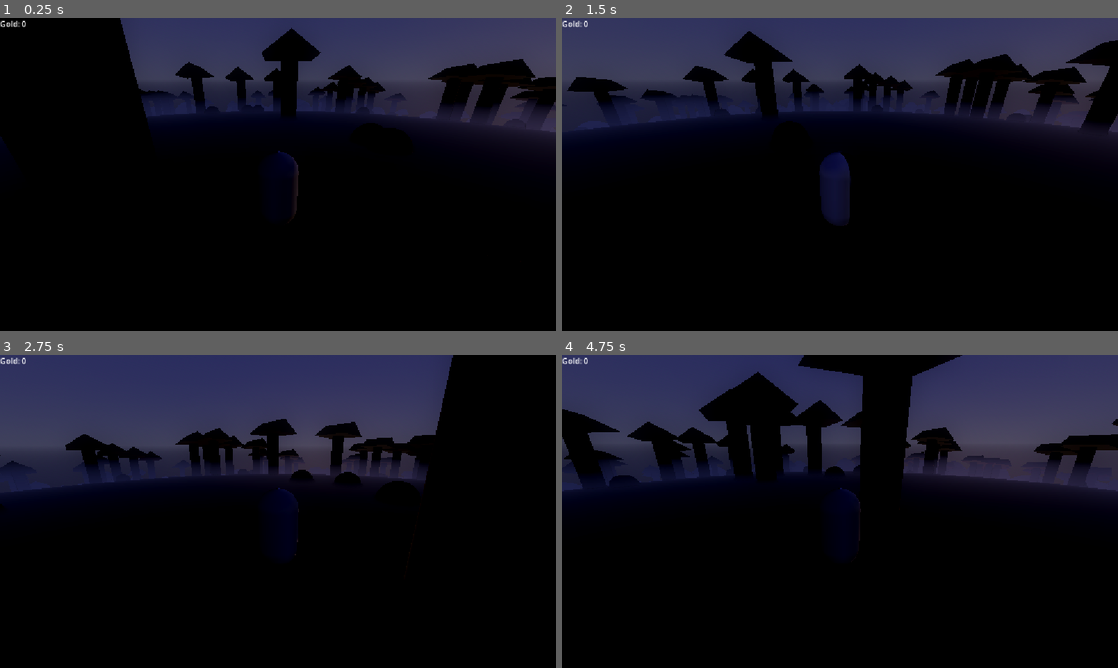
Above: before the commit, frames 1-4 (two rows, left to right).
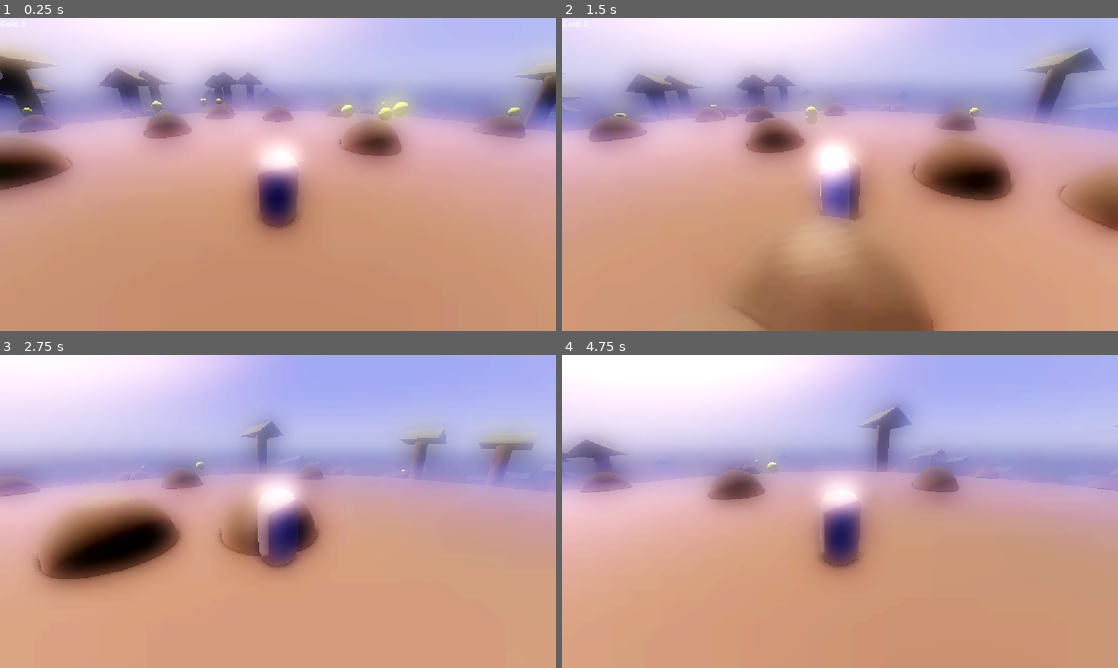
Above: after the commit, the same moments.

Repository: b00kworm4lyf3/ATLS4140-hide-and-seek
Game: Godot game, scene res://game.tscn
Same seed, same stepped clock (60 frames per second), same inputs: the game is played once before the commit and once after it.
Inputs (mouse positions are in pixels of both pictures, inside the frame that each line leads up to):
- Up to frame 1 (0.25 s): no input
- Up to frame 2 (1.5 s): move the mouse to (962, 158) at 0.52 s; hold D (move_right) 0.53-1.28 s; hold Q (buy) 0.53-1.28 s; move the mouse to (728, 190) at 1.27 s; hold S (move_down) from 1.28 s (still down); click (728, 190) at 1.35 s
- Up to frame 3 (2.75 s): move the mouse to (289, 505) at 2.02 s; release S (move_down) at 2.03 s; hold W (move_up) from 2.03 s (still down); hold Shift (spend) from 2.03 s (still down)
- Up to frame 4 (4.75 s): keep holding W (move_up); move the mouse to (834, 517) at 2.77 s; release Shift (spend) at 2.78 s; tap Q (buy) at 2.85 s; move the mouse to (878, 514) at 3.52 s; press the mouse at (878, 514) at 3.53 s; move the mouse to (795, 508) at 4.27 s; release the mouse at (795, 508) at 4.28 s; tap Shift (spend) at 4.35 s

The runs differ from the first frame. In frame 1, 100% of the frame differs, in the area x 0-100%, y 0-100%; in frame 2, 100%; in frame 3, 99%; in frame 4, 100%.

Commit message:
clearing at center with plentiful fae to find

Diff:
--- a/game.tscn
+++ b/game.tscn
@@ -2,7 +2,7 @@
 
 [ext_resource type="PackedScene" uid="uid://cq4om54yk6uqt" path="res://player.tscn" id="1_80nbo"]
 [ext_resource type="PackedScene" uid="uid://dry0c430u7cl5" path="res://test_ground.tscn" id="1_e2o6t"]
-[ext_resource type="Script" uid="uid://cewi8yt82ybbr" path="res://scripts/test_trees_and_rocks.gd" id="2_feb5d"]
+[ext_resource type="Script" uid="uid://cxrvf5quvo3lk" path="res://scripts/test_trees_and_rocks_zones.gd" id="3_7jktm"]
 [ext_resource type="Script" uid="uid://cxlurx2bph22k" path="res://scripts/test_faeries.gd" id="4_fc0e3"]
 [ext_resource type="Script" uid="uid://brv58tacmebpt" path="res://scripts/displayWallet.gd" id="5_7jktm"]
 
@@ -24,6 +24,8 @@
 tonemap_mode = 2
 ssao_enabled = true
 glow_enabled = true
+glow_normalized = true
+glow_intensity = 3.75
 glow_strength = 0.5
 glow_bloom = 1.0
 glow_blend_mode = 0
@@ -50,22 +52,22 @@
 environment = SubResource("Environment_7jktm")
 
 [node name="testGround" parent="." unique_id=705686265 instance=ExtResource("1_e2o6t")]
-transform = Transform3D(15, 0, 0, 0, 15, 0, 0, 0, 15, 0, 0, 0)
+transform = Transform3D(20, 0, 0, 0, 20, 0, 0, 0, 20, 0, 0, 0)
 
 [node name="player" parent="." unique_id=739547393 instance=ExtResource("1_80nbo")]
 transform = Transform3D(0.3, 0, 0, 0, 0.3, 0, 0, 0, 0.3, 0, 0.1508748, 0)
 
 [node name="testLight" type="DirectionalLight3D" parent="." unique_id=1027990675]
-transform = Transform3D(-0.52943784, -0.41499084, 0.73991776, -0.8483488, 0.25898764, -0.46176818, 0, -0.8721858, -0.4891748, 88.4064, -98.66411, -11.518443)
+transform = Transform3D(-0.17583689, -0.9631046, -0.20374264, -0.50994277, -0.0879204, 0.85570353, -0.842045, 0.25436133, -0.47566855, -1.5352783, 0.5146332, -39.660286)
 light_color = Color(0.82171726, 0.6385573, 0.53544587, 1)
-light_energy = 0.05
+light_energy = 4.0
 shadow_enabled = true
 shadow_opacity = 0.5
 shadow_blur = 4.0
 
 [node name="testTreesandRocks" type="Node3D" parent="." unique_id=1465621134]
-transform = Transform3D(0.75, 0, 0, 0, 0.75, 0, 0, 0, 0.75, 0, 0, 0)
-script = ExtResource("2_feb5d")
+unique_name_in_owner = true
+script = ExtResource("3_7jktm")
 count = 150
 
 [node name="testFaeries" type="Node3D" parent="." unique_id=1076267197]
--- a/scripts/fairy.gd
+++ b/scripts/fairy.gd
@@ -3,6 +3,8 @@
 var move_speed := 0.0
 var bob_height := 0.0
 var bob_speed := 0.0
+
+var hide_grp := ""
 
 var _target := Vector3.ZERO
 var _base_y := 0.0
@@ -12,11 +14,11 @@
 	add_to_group("faeries")
 
 	move_speed = randf_range(5.0, 10.0)
-	bob_height = randf_range(0.3, 0.5)
+	bob_height = randf_range(0.0, 0.2)
 	bob_speed = randf_range(2.0, 4.0)
 
 	_base_y = position.y
-	_target = find_hide(Vector3.ZERO)
+	_target = find_hide(Vector3.ZERO, false, hide_grp)
 
 func _process(delta: float) -> void:
 	_t += delta
@@ -40,8 +42,8 @@
 func lure(to: Vector3) -> void:
 	_target = to
 
-func find_hide(from: Vector3, furthest := false) -> Vector3:
-	var rocks:= get_tree().get_nodes_in_group("rocks")
+func find_hide(from: Vector3, furthest := false, group := "rocks") -> Vector3:
+	var rocks:= get_tree().get_nodes_in_group(group)
 	var pickRock := rocks[0]
 	var bestDist: float = global_position.distance_to(pickRock.global_position)
 	for rock in rocks:
--- a/scripts/test_faeries.gd
+++ b/scripts/test_faeries.gd
@@ -4,10 +4,25 @@
 @export var count := 25
 @export var area := 50.0
 
+@onready var clear = $"../testTreesandRocks".clear
+
+var tut_fae := 12
+
 func _ready() -> void:
-    for i in count:
-        var pos = Vector3(randf_range(-area, area), randf_range(0, 1), randf_range(-area, area))
-        if pos.length() < area:
-            var f := fae.instantiate() as CharacterBody3D
-            f.position = pos
-            add_child(f)
+	var radVect = Vector3.FORWARD
+	var ang = TAU/float(count)
+
+	for i in count:
+		var f = fae.instantiate() as CharacterBody3D
+
+		if i < tut_fae:
+			f.position = radVect * randf_range(2, clear)
+			f.hide_grp = "clearing_rocks"
+		else:
+			f.position = radVect * randf_range(2, area)
+			f.hide_grp = "rocks"
+
+		f.position.y = 0.5
+
+		radVect = radVect.rotated(Vector3.UP, ang)
+		add_child(f)
--- /dev/null
+++ b/scripts/test_trees_and_rocks_zones.gd
@@ -0,0 +1,61 @@
+extends Node3D
+
+@export var tree: PackedScene = preload("res://tree.tscn")
+@export var rock: PackedScene = preload("res://rock.tscn")
+@export var count := 50
+@export var area := 60.0
+@export var clear := 12.0
+
+var extraRocks := 20.0
+
+func _ready() -> void:
+	#randomly placed rocks and trees
+	for i in (count*2):
+		var pos = Vector3(randf_range(-area+2, area-2), 0.0, randf_range(-area+2, area-2))
+		if _valid_pos(pos):
+			var t := tree.instantiate() as StaticBody3D
+			t.position = pos
+			t.add_to_group("trees")
+			add_child(t)
+
+		if i%2 == 0:
+			pos = Vector3(randf_range(-area+2, area-2), 0.0, randf_range(-area+2, area-2))
+			if pos.length() < area:
+				var r := rock.instantiate()
+				r.position = pos
+				r.add_to_group("rocks")
+				add_child(r)
+
+	var radVect = Vector3.FORWARD * area
+	var ang = TAU/float(count)
+
+	#rock wall
+	for i in range(count):
+		var r := rock.instantiate()
+		var s := Vector3(randf_range(3, 10), randf_range(5, 13), randf_range(3, 10))
+
+		r.position = radVect + Vector3(randf_range(-2,2), 0, randf_range(-2,2))
+		r.scale = s
+		radVect = radVect.rotated(Vector3.UP, ang)
+		r.add_to_group("wall")
+		add_child(r)
+
+	#extra rocks in clearing
+	radVect = Vector3.FORWARD
+	ang = TAU/extraRocks
+
+	for i in range(extraRocks):
+		var dist = randf_range(2, clear)
+		var r := rock.instantiate()
+
+		r.position = radVect * dist
+		radVect = radVect.rotated(Vector3.UP, ang)
+
+		r.add_to_group("rocks")
+		r.add_to_group("clearing_rocks")
+		add_child(r)
+
+
+func _valid_pos(pos: Vector3) -> bool:
+	var d := pos.length()
+	return d < area and d > clear
Not shown, added: scripts/test_trees_and_rocks_zones.gd.uid
Not shown, changed: README.md
